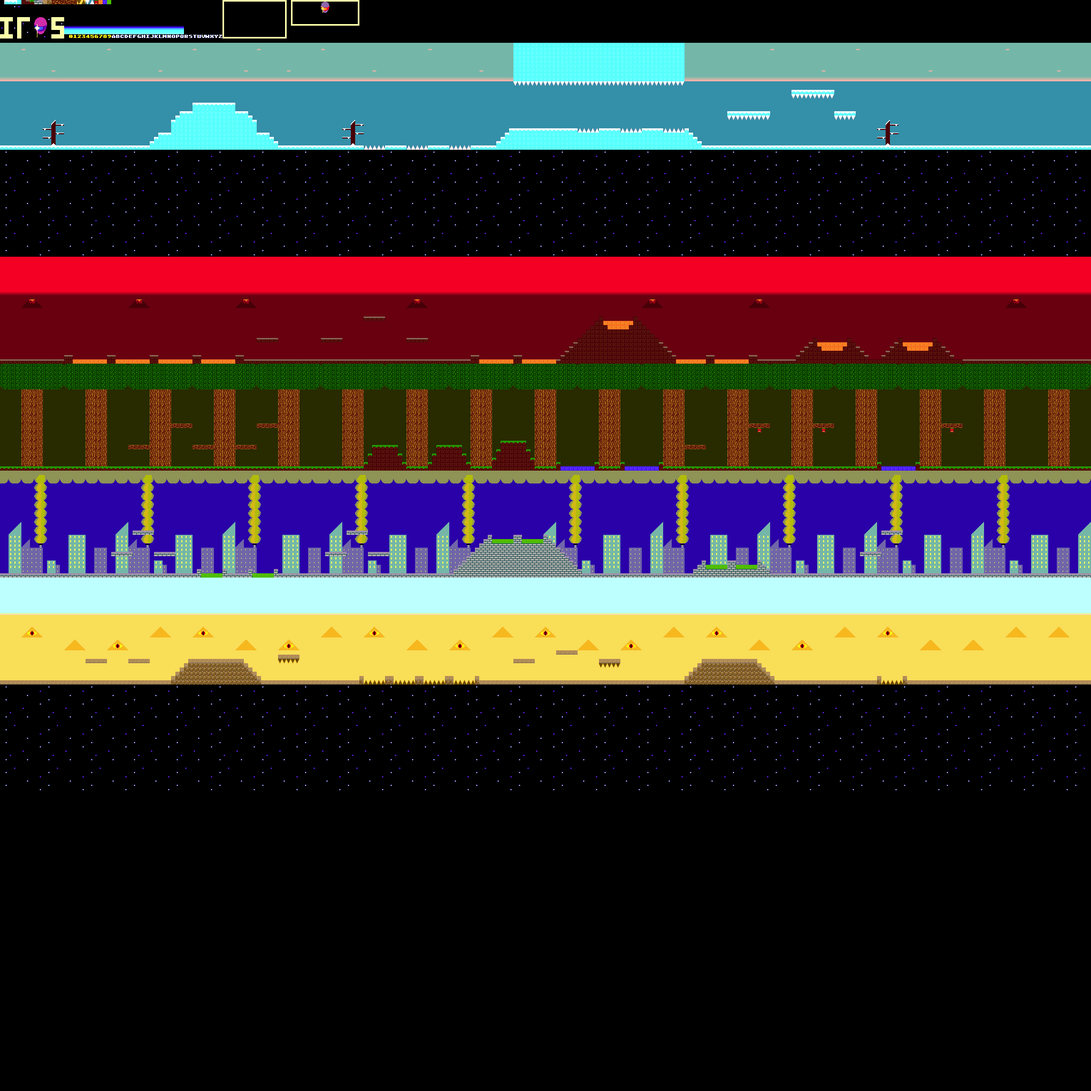
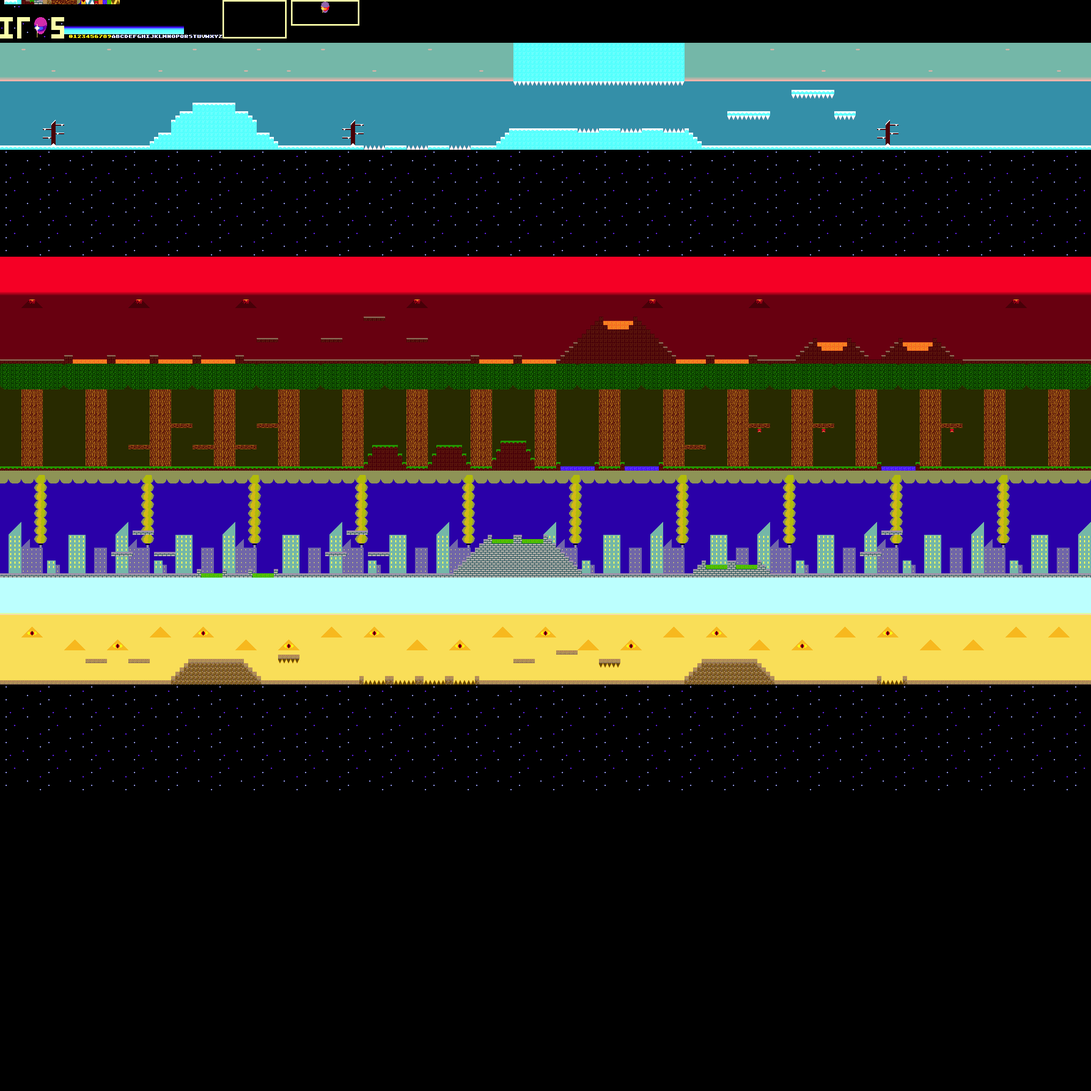
The second 1091 × 1091 image is a revision of the first. Changes to its layers:
painted on "Background" over [left=77, top=0, right=120, bottom=5]
